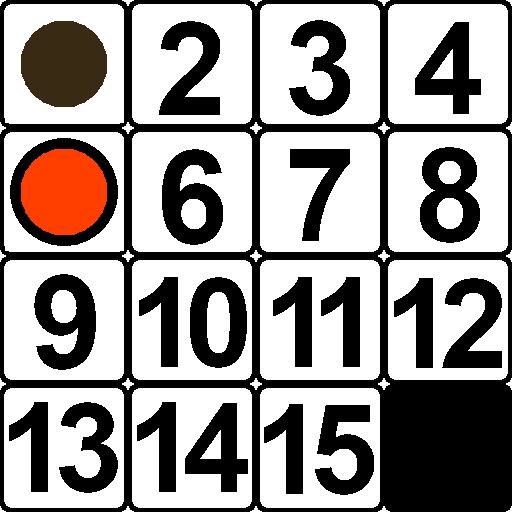
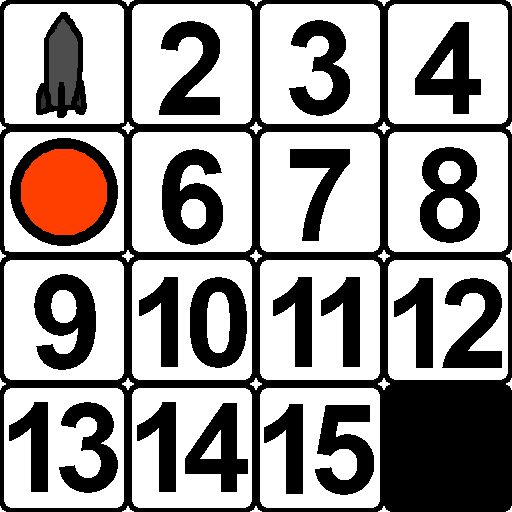
Comparing the layer stacks of the two 512×512 images. Changes:
added layer "Layer #1" above "Pasted Layer #1" over [36, 12, 87, 118]
painted on "plasma.png" over [21, 12, 107, 118]
